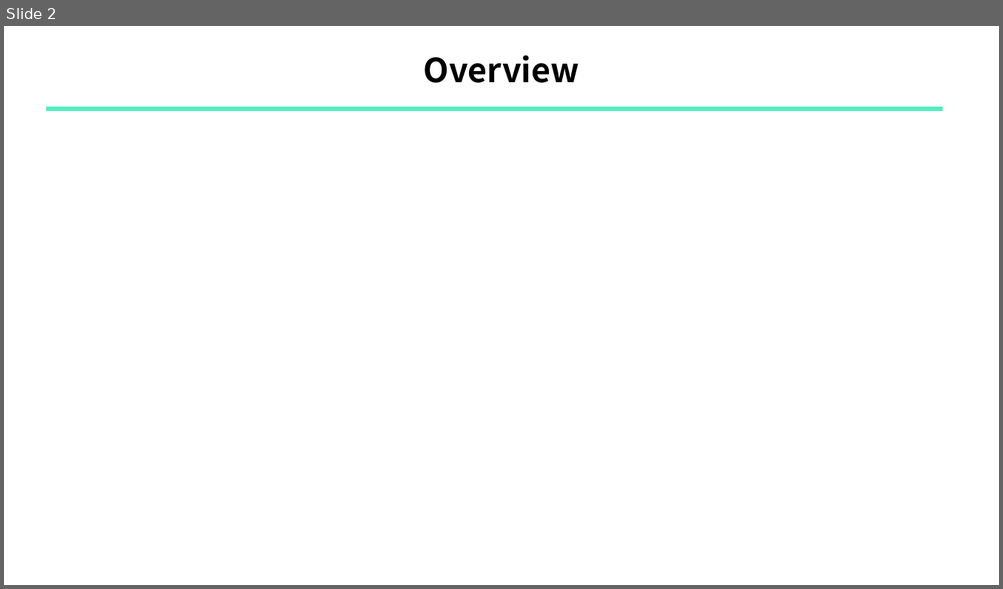
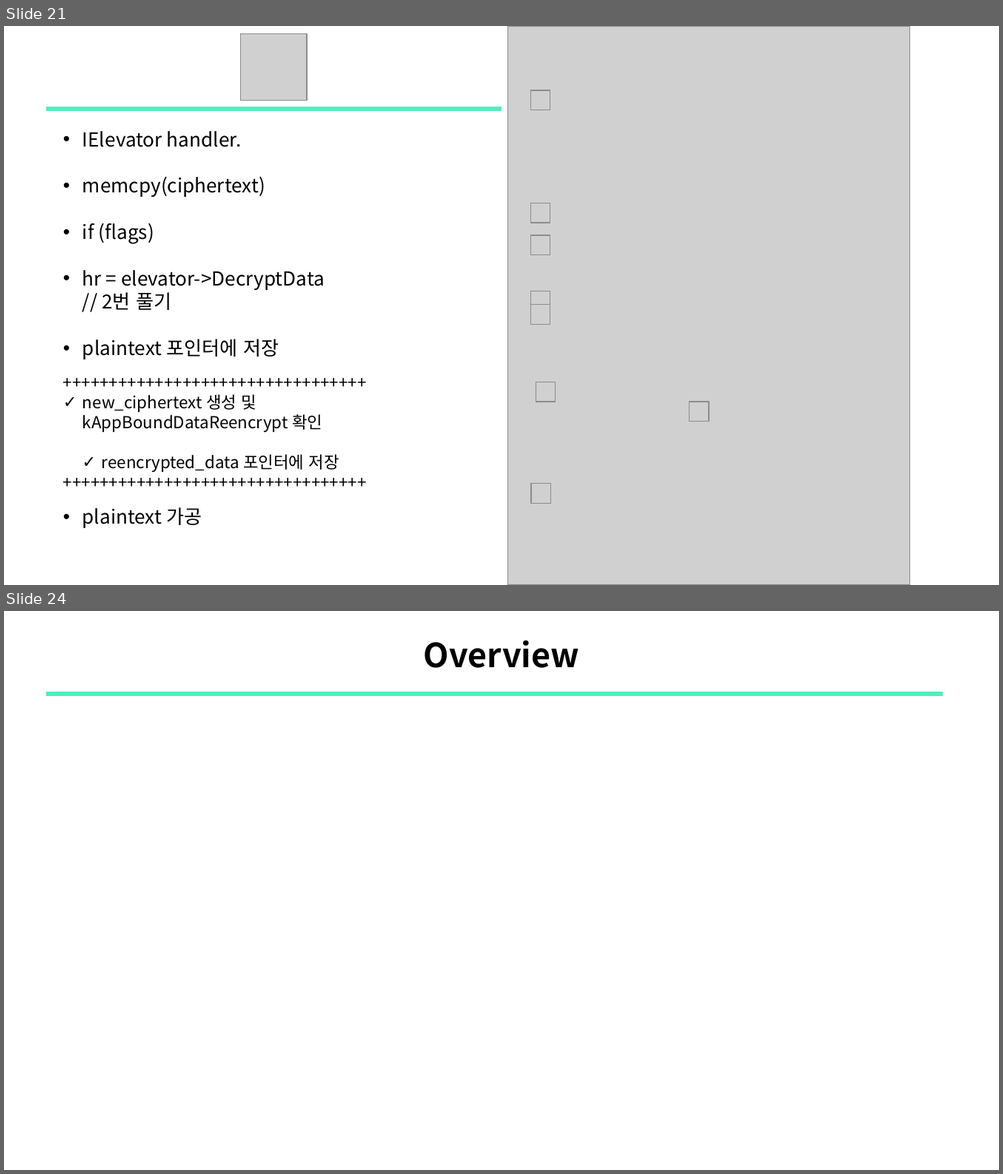
Before and after one commit to sewonpark-sec/SSL-Seminar, a slide deck: 15_Chrome_PW_Decryption.pptx. Shown one above the other, each under a label of ours: slide 2 before the commit, slides 21 and 24 after it; the slides between them are not shown. The pictures are 1003x589 and 1003x1174 pixels, drawn with LibreOffice and Linux fonts; fonts in the diff are those of the drawing; grey boxes stand for pictures. Boxes give left, top, right and bottom in pixels: in the first picture for what was removed or moved away, otherwise in the second. Text is boxed around its words. In the diff, an @@ line names an element or a change of style, - is before the commit and + after.

Commit message:
upload: Chrome PW Decryption

```diff
--- a/15_Chrome_PW_Decryption.pptx
+++ b/15_Chrome_PW_Decryption.pptx
@@ slide 21 added at [4, 26, 999, 585], background #FFFFFF @@
@@ picture added at [241, 34, 307, 101] @@
@@ picture added at [507, 26, 909, 585] @@
@@ picture added at [530, 90, 550, 110] @@
@@ line added from (45, 109) to (501, 109), #51EEBC 3 pt @@
@@ text added at [82, 131, 339, 528], 12 pt, text #000000 @@
+    • IElevator handler.
+    • memcpy(ciphertext)
+    • if (flags)
+    • hr = elevator->DecryptData
+      // 2번 풀기
+    • plaintext 포인터에 저장
+    +++++++++++++++++++++++++++++++++
+    ✓ new_ciphertext 생성 및
+      kAppBoundDataReencrypt 확인
+    ✓ reencrypted_data 포인터에 저장
+    +++++++++++++++++++++++++++++++++
+    • plaintext 가공
@@ picture added at [530, 203, 550, 223] @@
@@ picture added at [530, 235, 550, 255] @@
@@ picture added at [530, 292, 550, 312] @@
@@ picture added at [530, 304, 550, 324] @@
@@ picture added at [535, 382, 555, 402] @@
@@ picture added at [689, 402, 709, 422] @@
@@ picture added at [531, 483, 551, 503] @@
@@ what was slide 2 is now slide 24 @@
```
Also in this commit, not shown: 3 slides changed, 19 other slides added, 9 slides removed.
